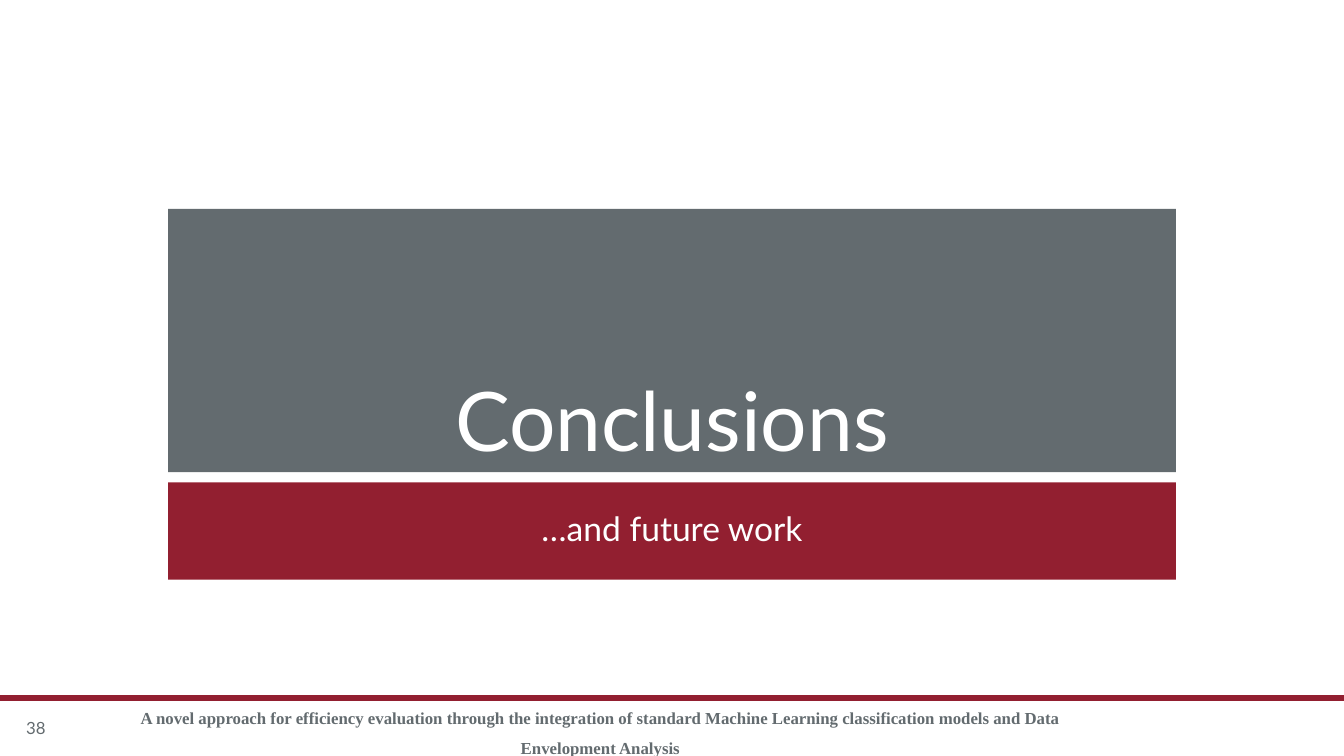
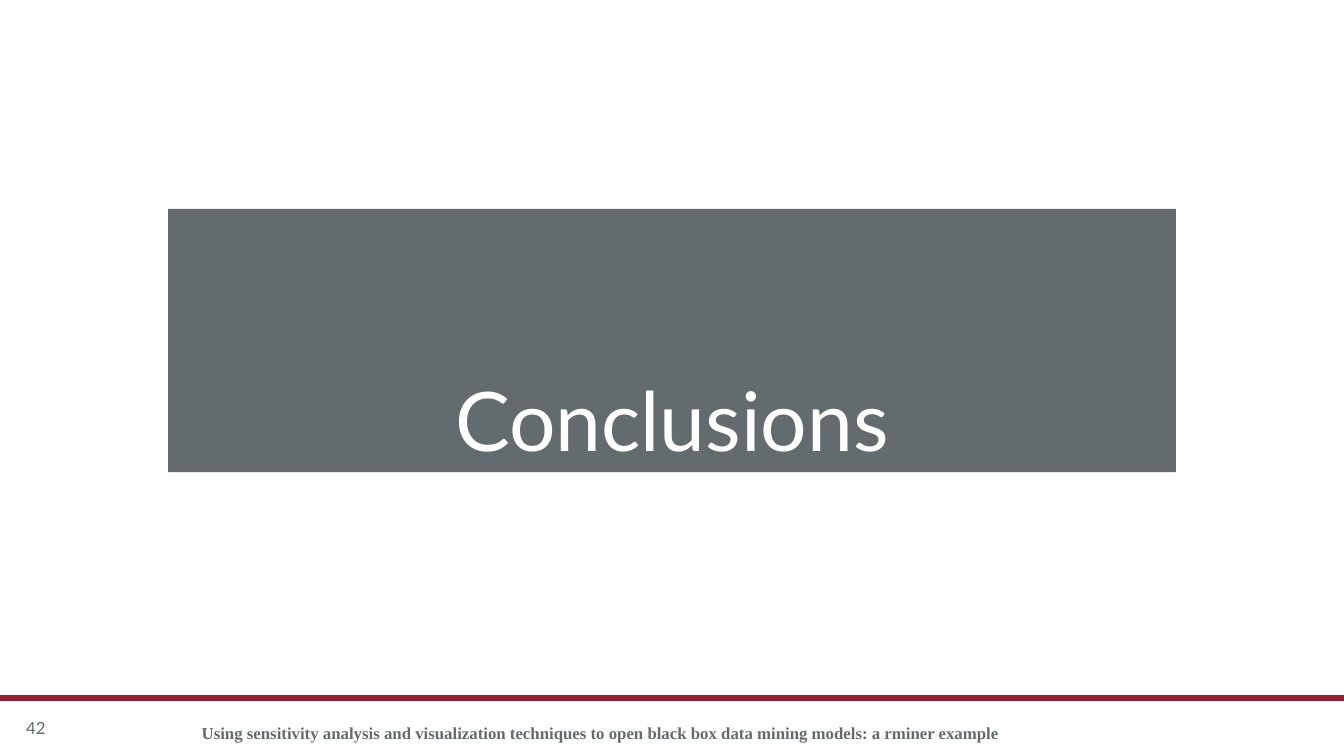
Before and after one commit to rgonzalezmoyano/Cafee, a slide deck: slide 42 of articulo 1 XAI/Apuntes/Sensitivity analysis/Presentación SA.pptx (slide 38 before the commit). Drawn at 1344x756 pixels with LibreOffice and Linux fonts; fonts in the diff are those of the drawing; background and template pictures are left out. Boxes give left, top, right and bottom in pixels: in the first picture for what was removed or moved away, otherwise in the second. Text is boxed around its words. In the diff, an @@ line names an element or a change of style, - is before the commit and + after.

```diff
--- a/articulo 1 XAI/Apuntes/Sensitivity analysis/Presentación SA.pptx
+++ b/articulo 1 XAI/Apuntes/Sensitivity analysis/Presentación SA.pptx
@@ subtitle removed at [168,482,1176,580] @@
-…and future work
@@ page number at [26,722,45,734]: text changed @@
-38
+42
@@ text at [202,727,999,743]: text changed @@
-A novel approach for efficiency evaluation through the integration of standard Machine Learning classification models and Data Envelopment Analysis
+Using sensitivity analysis and visualization techniques to open black box data mining models: a rminer example
```
Also in this commit, not shown: 7 other slides changed, 4 slides added, 4 other files.
